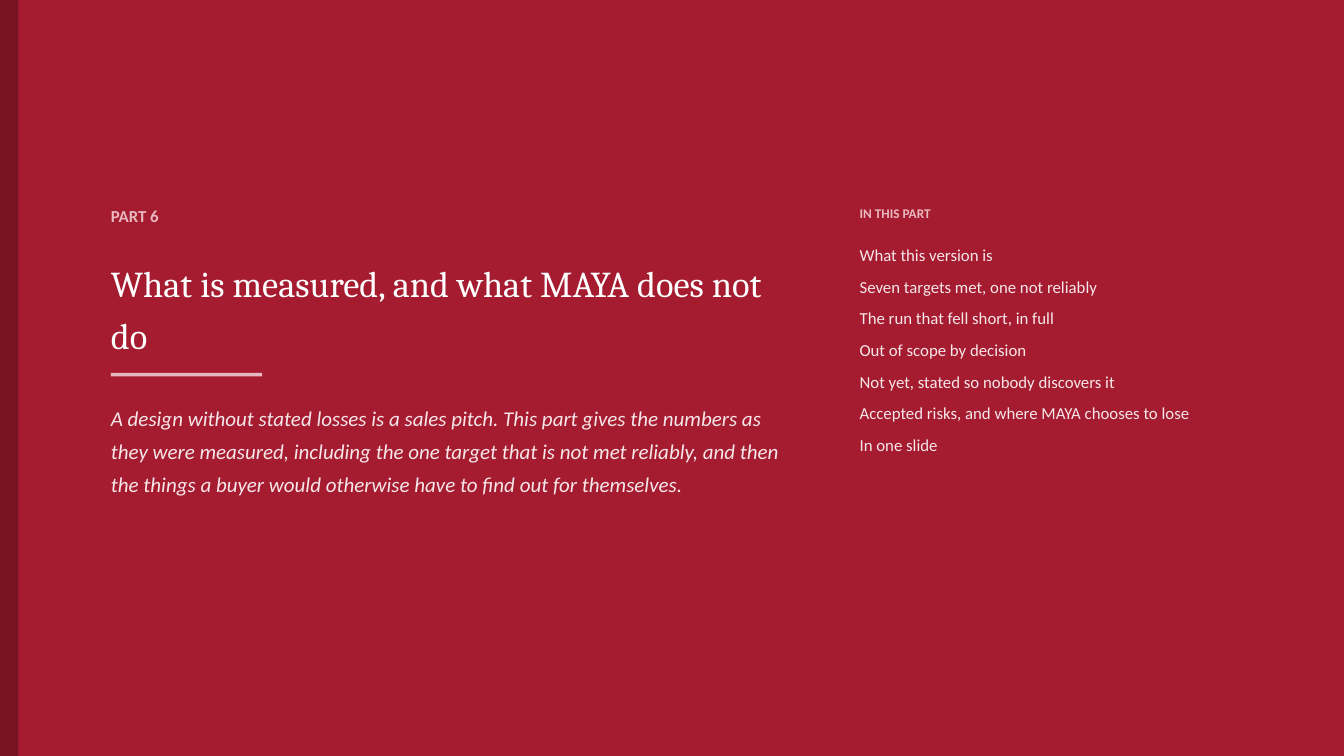
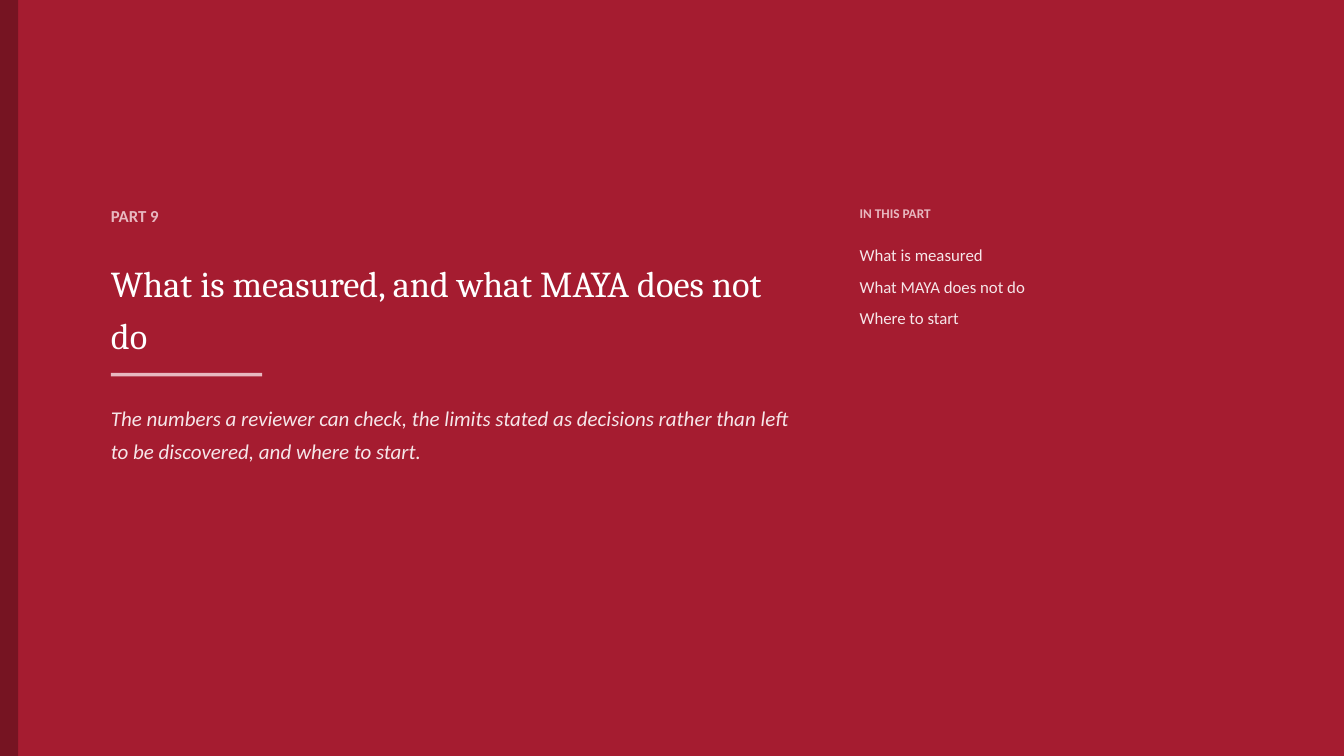
Before and after one commit to ajsinha/maya, a slide deck: slide 67 of docs/MAYA-Model-Management-Formalism-and-System-Design.pptx (slide 89 before the commit). Drawn at 1344x756 pixels with LibreOffice and Linux fonts; fonts in the diff are those of the drawing. Boxes give left, top, right and bottom in pixels: in the first picture for what was removed or moved away, otherwise in the second. Text is boxed around its words. In the diff, an @@ line names an element or a change of style, - is before the commit and + after.

```diff
--- a/docs/MAYA-Model-Management-Formalism-and-System-Design.pptx
+++ b/docs/MAYA-Model-Management-Formalism-and-System-Design.pptx
@@ text at (111,211,158,222): text changed @@
-PART 6
+PART 9
@@ text at (860,249,1025,324): text changed @@
-What this version is
-Seven targets met, one not reliably
-The run that fell short, in full
-Out of scope by decision
-Not yet, stated so nobody discovers it
-Accepted risks, and where MAYA chooses to lose
-In one slide
+What is measured
+What MAYA does not do
+Where to start
@@ text at (111,411,789,462): text changed @@
-A design without stated losses is a sales pitch. This part gives the numbers as they were measured, including the one target that is not met reliably, and then the things a buyer would otherwise have to find out for themselves.
+The numbers a reviewer can check, the limits stated as decisions rather than left to be discovered, and where to start.
```
Also in this commit, not shown: 42 other slides changed, 27 slides added, 47 slides removed, 12 other files.
